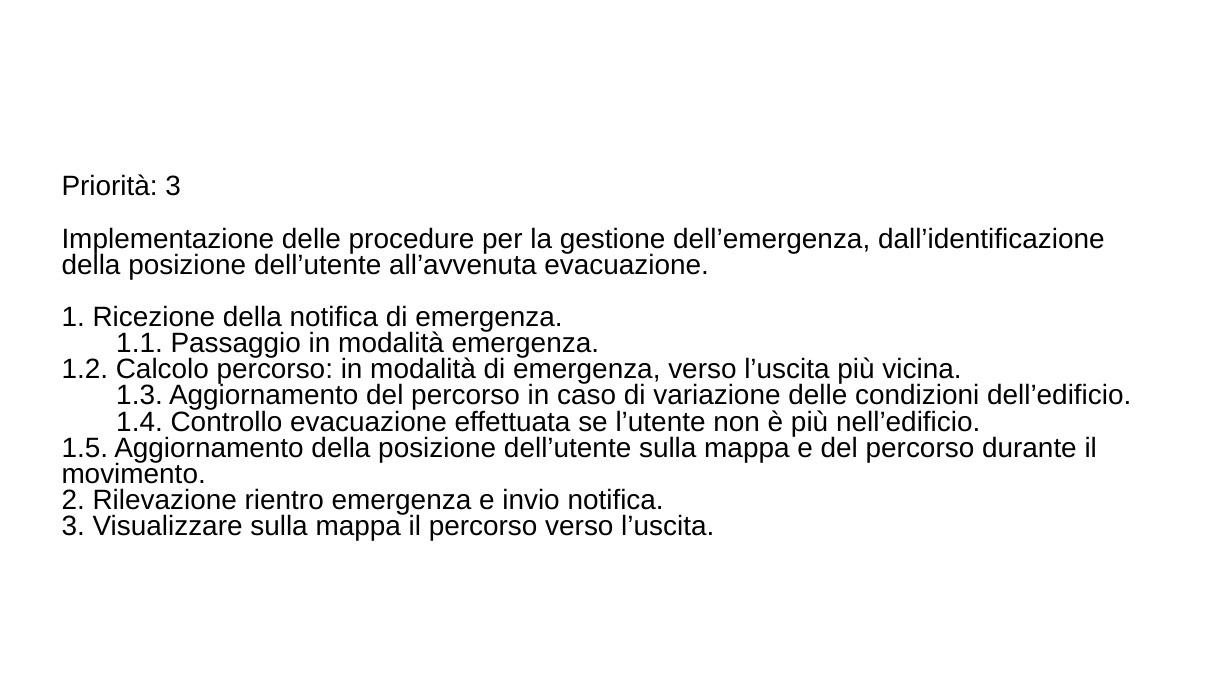
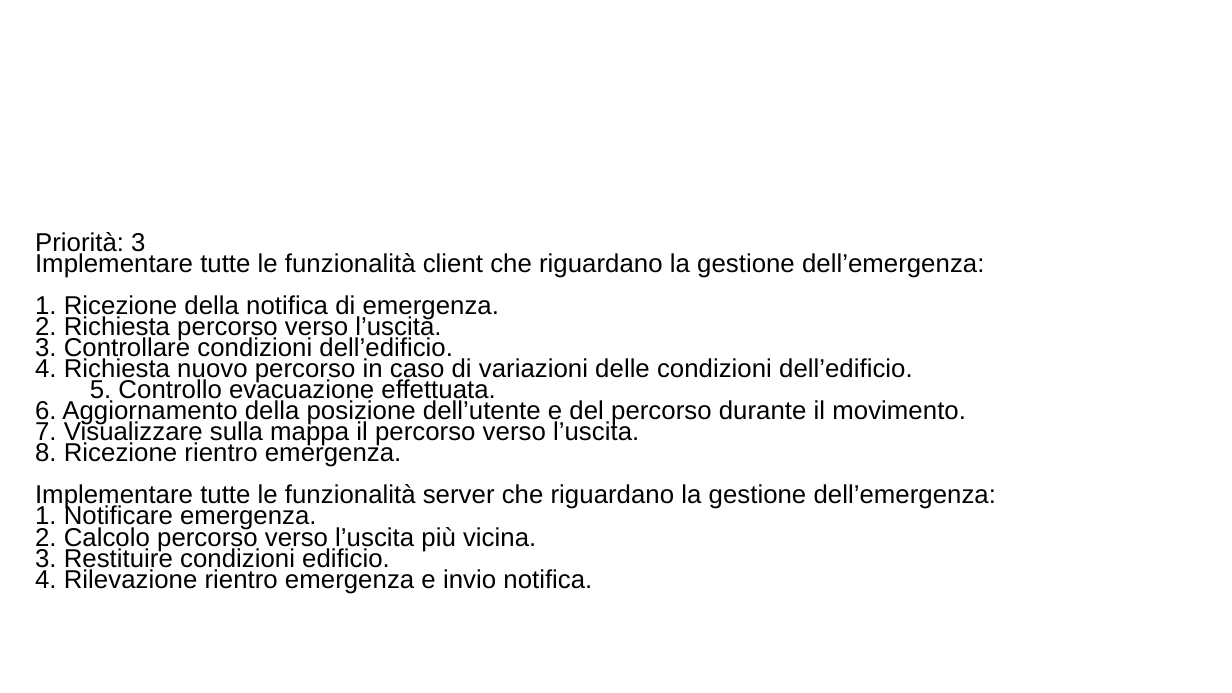
Before and after one commit to ecorradini/ProgettoIDS, a slide deck: slide 4 of AnalisiRequisiti/User Stories/UserStoriesNuova.ppt. Drawn at 1232x693 pixels with LibreOffice and Linux fonts; fonts in the diff are those of the drawing; background and template pictures are left out. Boxes give left, top, right and bottom in pixels: in the first picture for what was removed or moved away, otherwise in the second. Text is boxed around its words. In the diff, an @@ line names an element or a change of style, - is before the commit and + after.

```diff
--- a/AnalisiRequisiti/User Stories/UserStoriesNuova.ppt
+++ b/AnalisiRequisiti/User Stories/UserStoriesNuova.ppt
@@ text at [35, 232, 499, 320]: size 18 to 16.6 pt in "Priorità: 3", "1. Ricezione della notifica di emergenza."; line spacing 0.78 to 0.68 @@
@@ text "Priorità: 3": place and size @@
-text "Priorità: 3" at [62, 174, 1131, 540]
+text "Priorità: 3" at [35, 232, 996, 594]
@@ text at [35, 251, 984, 278]: text changed; size 18 to 16.6 pt @@
-Implementazione delle procedure per la gestione dell’emergenza, dall’identificazione della posizione dell’utente all’avvenuta evacuazione.
+Implementare tutte le funzionalità client che riguardano la gestione dell’emergenza:
@@ text at [35, 314, 996, 594]: text changed; size 18 to 16.6 pt @@
-1.1. Passaggio in modalità emergenza.
-1.2. Calcolo percorso: in modalità di emergenza, verso l’uscita più vicina.
-1.3. Aggiornamento del percorso in caso di variazione delle condizioni dell’edificio.
-1.4. Controllo evacuazione effettuata se l’utente non è più nell’edificio.
-1.5. Aggiornamento della posizione dell’utente sulla mappa e del percorso durante il movimento.
-2. Rilevazione rientro emergenza e invio notifica.
-3. Visualizzare sulla mappa il percorso verso l’uscita.
+2. Richiesta percorso verso l’uscita.
+3. Controllare condizioni dell’edificio.
+4. Richiesta nuovo percorso in caso di variazioni delle condizioni dell’edificio.
+5. Controllo evacuazione effettuata.
+6. Aggiornamento della posizione dell’utente e del percorso durante il movimento.
+7. Visualizzare sulla mappa il percorso verso l’uscita.
+8. Ricezione rientro emergenza.
+Implementare tutte le funzionalità server che riguardano la gestione dell’emergenza:
+1. Notificare emergenza.
+2. Calcolo percorso verso l’uscita più vicina.
+3. Restituire condizioni edificio.
+4. Rilevazione rientro emergenza e invio notifica.
```
Also in this commit, not shown: 1 other file.
